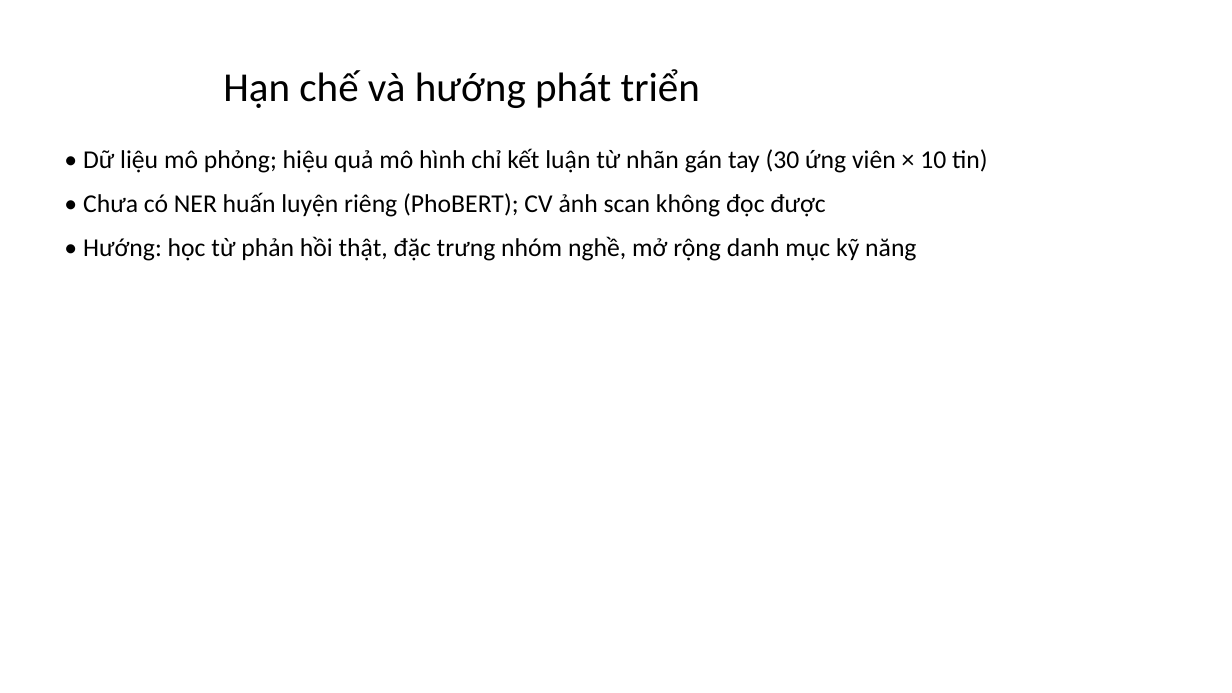
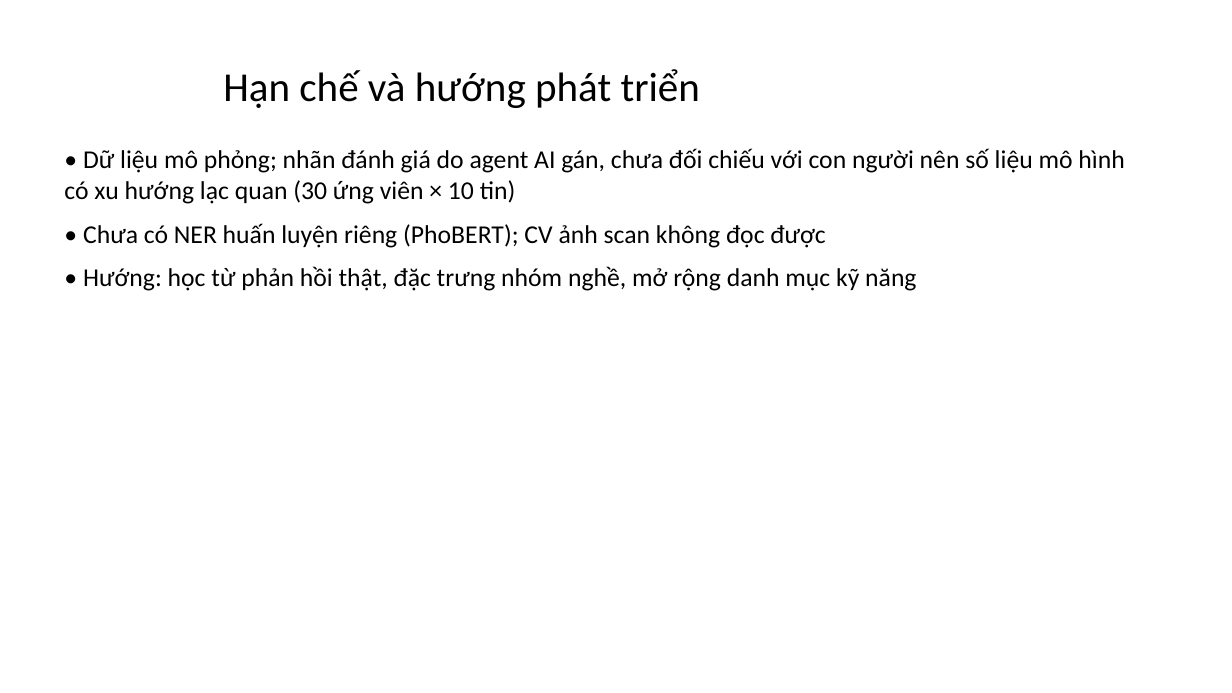
Before and after one commit to tbill111/TimKiemViecLam, a slide deck: slide 11 of docs/report/Slide_TH3.pptx. Drawn at 1232x693 pixels with LibreOffice and Linux fonts; fonts in the diff are those of the drawing. Boxes give left, top, right and bottom in pixels: in the first picture for what was removed or moved away, otherwise in the second. Text is boxed around its words. In the diff, an @@ line names an element or a change of style, - is before the commit and + after.

Commit message:
docs: sửa theo review – 4 view BI, nguồn nhãn do agent AI gán, đối chiếu kho hình sao, chú thích gen_erd

```diff
--- a/docs/report/Slide_TH3.pptx
+++ b/docs/report/Slide_TH3.pptx
@@ text at <box>64,148,1124,204</box>: text changed @@
-• Dữ liệu mô phỏng; hiệu quả mô hình chỉ kết luận từ nhãn gán tay (30 ứng viên × 10 tin)
+• Dữ liệu mô phỏng; nhãn đánh giá do agent AI gán, chưa đối chiếu với con người nên số liệu mô hình có xu hướng lạc quan (30 ứng viên × 10 tin)
```
Also in this commit, not shown: 1 other slide changed, 7 other files.
